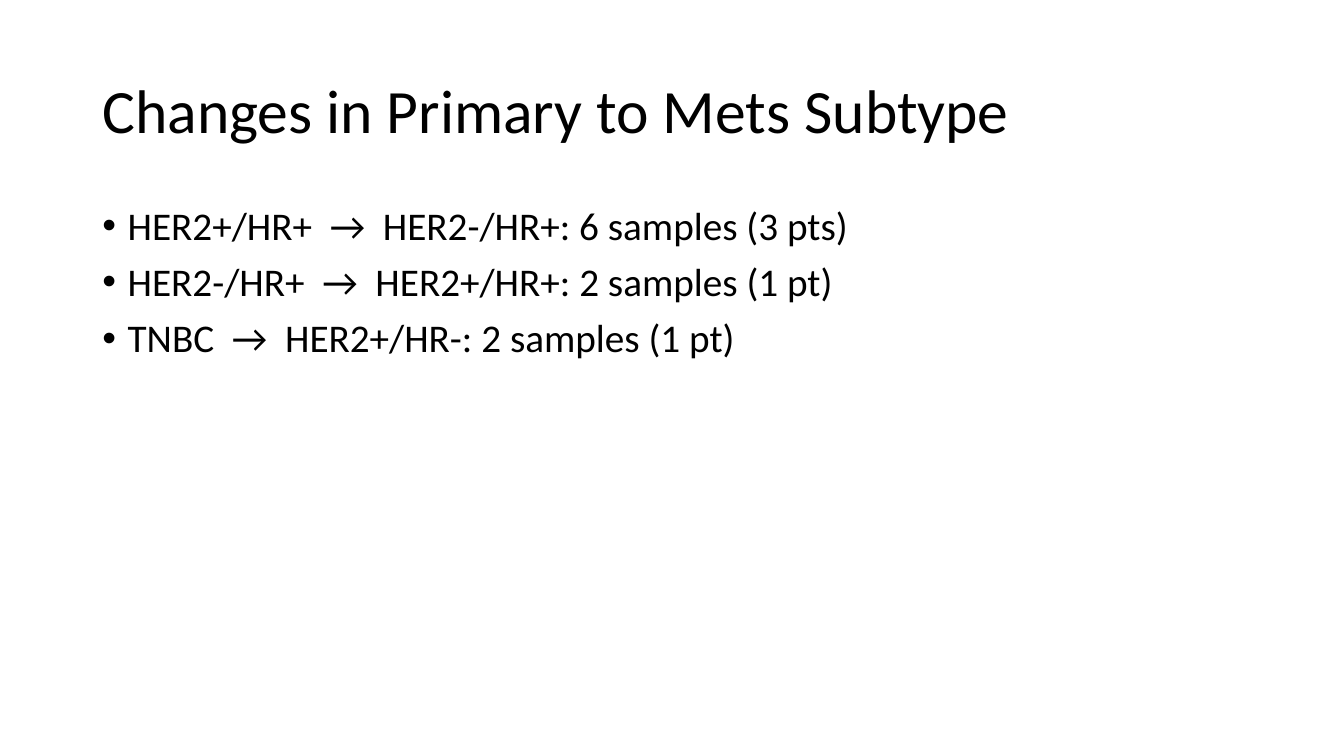
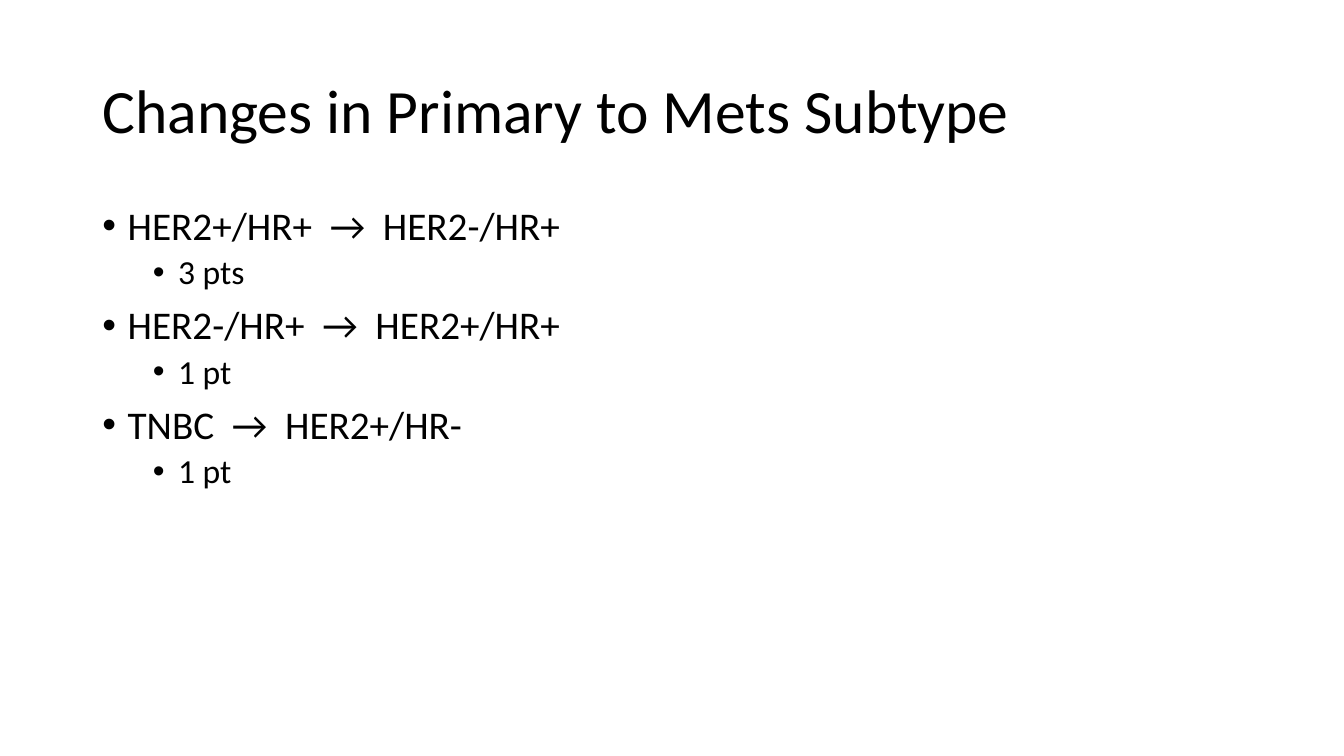
Before and after one commit to PatrickT75/BCBM_TMA_GeoMx, a slide deck: slide 4 of presentations/BCBM Subtype Analysis.pptx. Drawn at 1344x756 pixels with LibreOffice and Linux fonts; fonts in the diff are those of the drawing. Boxes give left, top, right and bottom in pixels: in the first picture for what was removed or moved away, otherwise in the second. Text is boxed around its words. In the diff, an @@ line names an element or a change of style, - is before the commit and + after.

```diff
--- a/presentations/BCBM Subtype Analysis.pptx
+++ b/presentations/BCBM Subtype Analysis.pptx
@@ text at [128,212,560,489]: text changed @@
-• HER2+/HR+ → HER2-/HR+: 6 samples (3 pts)
-• HER2-/HR+ → HER2+/HR+: 2 samples (1 pt)
-• TNBC → HER2+/HR-: 2 samples (1 pt)
+• HER2+/HR+ → HER2-/HR+
+  • 3 pts
+• HER2-/HR+ → HER2+/HR+
+  • 1 pt
+• TNBC → HER2+/HR-
+  • 1 pt
```
Also in this commit, not shown: 5 other slides changed, 5 other files.
